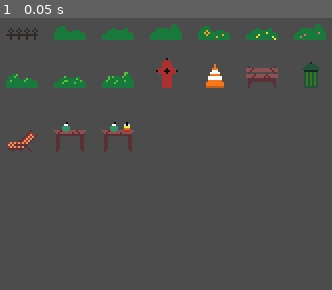
Above: before the commit, frame 1.
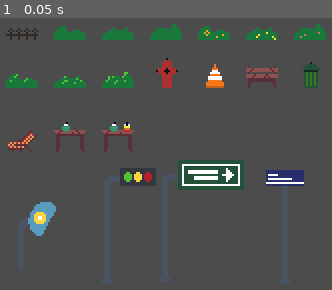
Above: after the commit, the same moment.

Repository: hamiltonromualdo/bring-ur-glam
Game: Godot game, scene res://src/Levels/DecorationTileSet.tscn
Same seed, same stepped clock (60 frames per second), same inputs: the game is played once before the commit and once after it. This scene is started directly instead of the project's main scene.
Inputs:
- Up to frame 1 (0.05 s): no input

The runs differ from the first frame. In frame 1, 4.3% of the frame differs, in the area x 8-92%, y 52-81%.

Commit message:
A few more details on the level

Diff:
--- a/bring_ur_glam/assets/tiles/decoration.tres
+++ b/bring_ur_glam/assets/tiles/decoration.tres
@@ -241,3 +241,59 @@
 16/shape_one_way_margin = 0.0
 16/shapes = [  ]
 16/z_index = 0
+17/name = "Sprite18"
+17/texture = ExtResource( 1 )
+17/tex_offset = Vector2( 0, 0 )
+17/modulate = Color( 1, 1, 1, 1 )
+17/region = Rect2( 0, 32, 32, 48 )
+17/tile_mode = 0
+17/occluder_offset = Vector2( 16, 24 )
+17/navigation_offset = Vector2( 16, 24 )
+17/shape_offset = Vector2( 0, 0 )
+17/shape_transform = Transform2D( 1, 0, 0, 1, 0, 0 )
+17/shape_one_way = false
+17/shape_one_way_margin = 0.0
+17/shapes = [  ]
+17/z_index = 0
+18/name = "Sprite19"
+18/texture = ExtResource( 1 )
+18/tex_offset = Vector2( 0, 0 )
+18/modulate = Color( 1, 1, 1, 1 )
+18/region = Rect2( 0, 80, 32, 64 )
+18/tile_mode = 0
+18/occluder_offset = Vector2( 16, 32 )
+18/navigation_offset = Vector2( 16, 32 )
+18/shape_offset = Vector2( 0, 0 )
+18/shape_transform = Transform2D( 1, 0, 0, 1, 0, 0 )
+18/shape_one_way = false
+18/shape_one_way_margin = 0.0
+18/shapes = [  ]
+18/z_index = 0
+19/name = "Sprite20"
+19/texture = ExtResource( 1 )
+19/tex_offset = Vector2( 0, 0 )
+19/modulate = Color( 1, 1, 1, 1 )
+19/region = Rect2( 32, 80, 48, 64 )
+19/tile_mode = 0
+19/occluder_offset = Vector2( 24, 32 )
+19/navigation_offset = Vector2( 24, 32 )
+19/shape_offset = Vector2( 0, 0 )
+19/shape_transform = Transform2D( 1, 0, 0, 1, 0, 0 )
+19/shape_one_way = false
+19/shape_one_way_margin = 0.0
+19/shapes = [  ]
+19/z_index = 0
+20/name = "Sprite21"
+20/texture = ExtResource( 1 )
+20/tex_offset = Vector2( 0, 0 )
+20/modulate = Color( 1, 1, 1, 1 )
+20/region = Rect2( 80, 80, 32, 64 )
+20/tile_mode = 0
+20/occluder_offset = Vector2( 16, 32 )
+20/navigation_offset = Vector2( 16, 32 )
+20/shape_offset = Vector2( 0, 0 )
+20/shape_transform = Transform2D( 1, 0, 0, 1, 0, 0 )
+20/shape_one_way = false
+20/shape_one_way_margin = 0.0
+20/shapes = [  ]
+20/z_index = 0
--- a/bring_ur_glam/src/Levels/DecorationTileSet.tscn
+++ b/bring_ur_glam/src/Levels/DecorationTileSet.tscn
@@ -105,3 +105,27 @@
 texture = ExtResource( 3 )
 region_enabled = true
 region_rect = Rect2( 48, 32, 16, 16 )
+
+[node name="Sprite18" type="Sprite" parent="."]
+position = Vector2( 23, 115 )
+texture = ExtResource( 3 )
+region_enabled = true
+region_rect = Rect2( 0, 32, 32, 48 )
+
+[node name="Sprite19" type="Sprite" parent="."]
+position = Vector2( 67, 114 )
+texture = ExtResource( 3 )
+region_enabled = true
+region_rect = Rect2( 0, 80, 32, 64 )
+
+[node name="Sprite20" type="Sprite" parent="."]
+position = Vector2( 106, 113 )
+texture = ExtResource( 3 )
+region_enabled = true
+region_rect = Rect2( 32, 80, 48, 64 )
+
+[node name="Sprite21" type="Sprite" parent="."]
+position = Vector2( 148, 114 )
+texture = ExtResource( 3 )
+region_enabled = true
+region_rect = Rect2( 80, 80, 32, 64 )
--- a/bring_ur_glam/src/Levels/Playground.tscn
+++ b/bring_ur_glam/src/Levels/Playground.tscn
@@ -1859,7 +1859,7 @@
 collision_layer = 4
 collision_mask = 0
 format = 1
-tile_data = PoolIntArray( -262151, 536870925, 0, -196615, 16 …(7448 unchanged characters)…  0, 524490, 0, 0, 524491, 0, 0, 524492, 1073741844, 0, 524493, 0, 0, 524494, 1073741844, 0, 524495, 0, 0, 524496, 0, 0, 524497, …(6034 unchanged characters)…
+tile_data = PoolIntArray( -262151, 536870925, 0, -196615, 16 …(7448 unchanged characters)…  0, 524490, 0, 0, 524491, 0, 0, 524492, 0, 0, 524493, 0, 0, 524494, 0, 0, 524495, 0, 0, 524496, 0, 0, 524497, …(6034 unchanged characters)…
 script = ExtResource( 1 )
 
 [node name="CanvasLayer" type="CanvasLayer" parent="."]
@@ -1877,18 +1877,18 @@
 tile_set = ExtResource( 12 )
 cell_size = Vector2( 16, 16 )
 format = 1
-tile_data = PoolIntArray( 786423, 8, 0, 786431, 6, 0, 720896, 1, 0 …(269 unchanged characters)…
+tile_data = PoolIntArray( 589763, 20, 0, 589795, 20, 0, 589814, 20, 0, 655348, 17, 0, 589927, 17, 0, 786423, 8, 0, 786431, 6, 0, 720896, 1, 0 …(269 unchanged characters)…
 
 [node name="AnimatedSprite" type="AnimatedSprite" parent="Decoration"]
 position = Vector2( -712, 171 )
 frames = SubResource( 7 )
-frame = 3
+frame = 2
 playing = true
 
 [node name="AnimatedSprite2" type="AnimatedSprite" parent="Decoration"]
 position = Vector2( 674, 170 )
 frames = SubResource( 7 )
-frame = 2
+frame = 1
 playing = true
 
 [node name="DecorationOffset-4" type="TileMap" parent="."]
@@ -1896,7 +1896,7 @@
 tile_set = ExtResource( 12 )
 cell_size = Vector2( 16, 16 )
 format = 1
-tile_data = PoolIntArray( 786362, 6, 0, 786363, 6, 0, 786386, 12,  …(344 unchanged characters)…
+tile_data = PoolIntArray( 524305, 536870930, 0, 524354, 20, 0, 524370, 19, 0, 589900, 17, 0, 786362, 6, 0, 786363, 6, 0, 786386, 12,  …(344 unchanged characters)…
 
 [node name="Player" parent="." instance=ExtResource( 5 )]
 position = Vector2( -1365, 177 )
